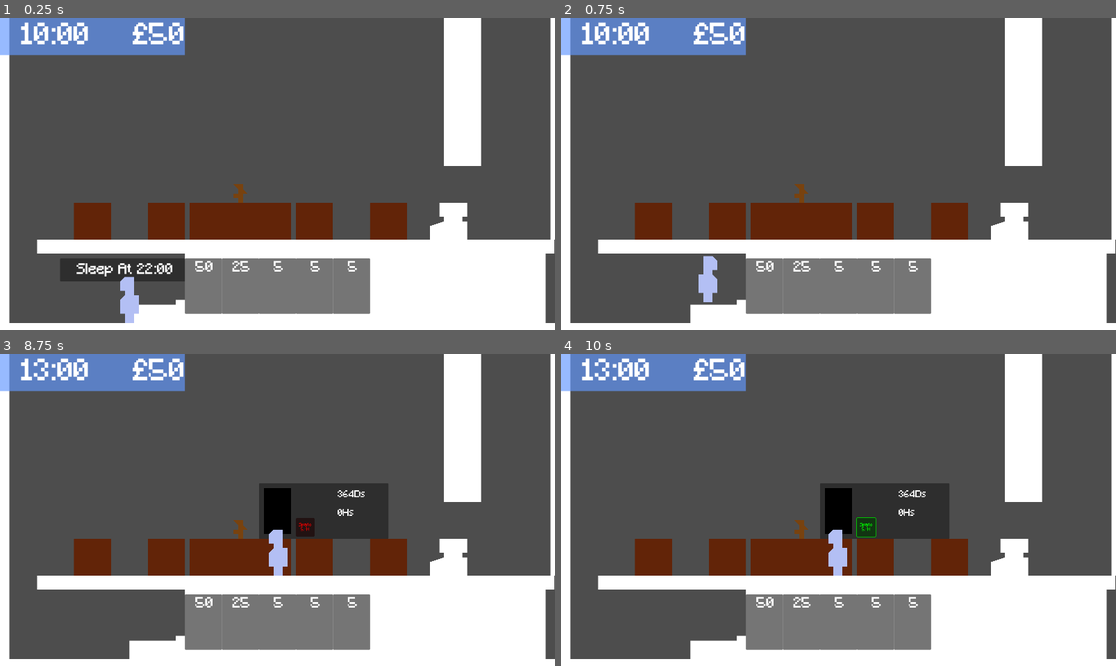
Above: before the commit, frames 1-4 (two rows, left to right).
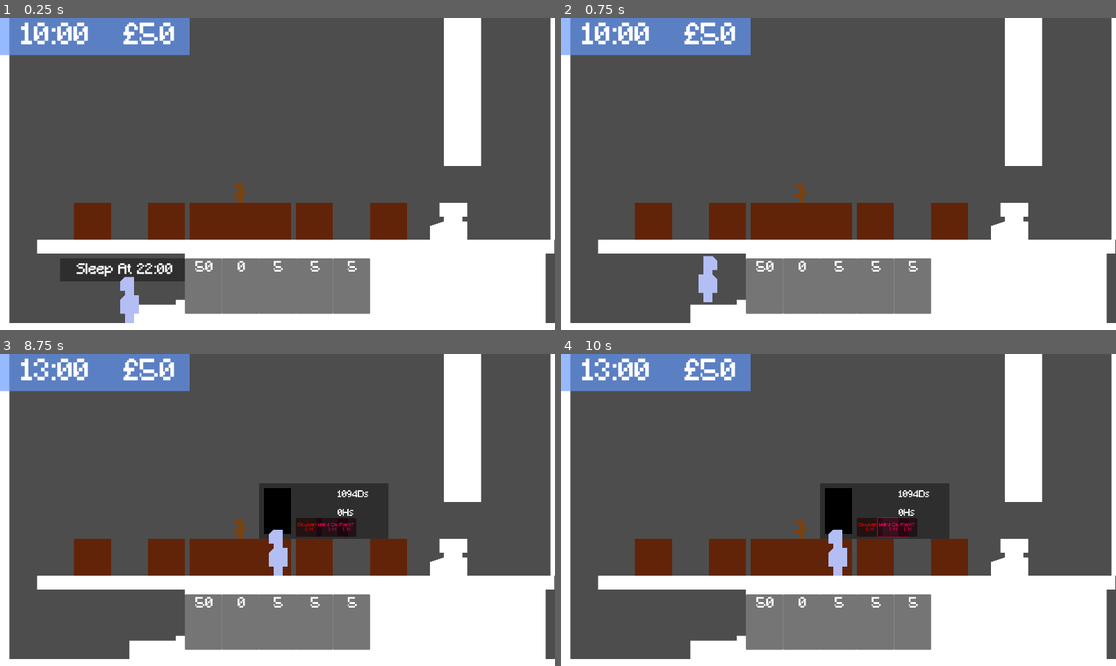
Above: after the commit, the same moments.

Repository: eVictorian/GGJ-2025-MoonBubble
Game: Godot game, scene res://main.tscn
Two runs of this game, one before a commit and one after it. Both use one fixed random seed, a clock stepped at 60 frames per second and the inputs below. The engine's default icon, where the game draws it, is replaced by a stand-in: a white triangle on a blue panel in a dark square.
Inputs:
- Up to frame 1 (0.25 s): no input
- Up to frame 2 (0.75 s): tap Enter (ui_accept) at 0.5 s; hold Right (ui_right) from 0.53 s (still down); hold E (interact) from 0.53 s (still down)
- Up to frame 3 (8.75 s): tap Enter (ui_accept) at 0.77, 1.52, 3.02, 3.77, 4.52, 6.02, 6.77, 7.52 s; release E (interact) at 1.28 s; tap E (interact) every 1.5 s from 1.35 to 7.35 s; release Right (ui_right) at 2.03 s; hold E (interact) 2.03-2.78 s; hold Left (ui_left) 2.03-4.28 s; hold E (interact) 3.53-4.28 s; hold Right (ui_right) 4.28-8.03 s; hold E (interact) 5.03-5.78 s; hold E (interact) 6.53-7.28 s; hold Left (ui_left) from 8.03 s (still down); hold E (interact) from 8.03 s (still down)
- Up to frame 4 (10 s): release Left (ui_left) at 8.75 s; release E (interact) at 8.75 s; click "Spato 5/H" (after the commit: "Glowberry 1/H") at 8.75 s; click "Spato 5/H" (after the commit: "Weird Cactus 1/H") at 9.5 s

The runs differ from the first frame. In frame 1, 0.7% of the frame differs, in the area x 22-45%, y 0-82%; in frame 2, 0.7%; in frame 3, 1.2%; in frame 4, 1.4%, in the area x 22-67%, y 0-82%.

Commit message:
plant data

Diff:
--- a/global.gd
+++ b/global.gd
@@ -3,12 +3,23 @@
 var money = 50
 
 var plants = {
-	"Tree": {"qty_produced":0,"growth_time":8760,"fertalizer":[["Spato",5]]},
+	"Tree": {"qty_produced":0,"growth_time":26280,"fertalizer":[["Glowberry",1],["Weird Cactus",1],["Plant7",1]]},
+
 	"Spato": {"qty_produced":50,"growth_time":24,"fertalizer":[["none"]]},
-	"Thornato": {"qty_produced":4,"growth_time":48,"fertalizer":[["Spato",1]]}
+	"Big Flower": {"qty_produced":60,"growth_time":48,"fertalizer":[["none"]]},
+	"Thornato": {"qty_produced":10,"growth_time":60,"fertalizer":[["Spato",1]]},
+	"Glowberry": {"qty_produced":100,"growth_time":96,"fertalizer":[["Big Flower",1]]},
+	"Weird Cactus": {"qty_produced":30,"growth_time":192,"fertalizer":[["Thornato",1],["Big Flower",1]]},
+	"Mushroom":{"qty_produced":60,"growth_time":400,"fertalizer":[["Glowberry",1],["Spato",1]]},
+	"Moonusvie" :{"qty_produced":80,"growth_time":480,"fertalizer":[["Weird Cactus",1],["Mushroom",1]]}
 }
 
 var plant_products = {
 	"Spato":{"sell_price":5,"buy_price":10,"storage":50},
-	"Thornato":{"sell_price":12,"buy_price":24,"storage":25}
+	"Big Flower":{"sell_price":11,"buy_price":22,"storage":10},
+	"Thornato":{"sell_price":50,"buy_price":100,"storage":0},
+	"Glowberry":{"sell_price":12,"buy_price":24,"storage":0},
+	"Weird Cactus":{"sell_price":60,"buy_price":120,"storage":0},
+	"Mushroom":{"sell_price":80,"buy_price":160,"storage":0},
+	"Moonusvie":{"sell_price":50,"buy_price":100,"storage":0},
 }
--- a/main.tscn
+++ b/main.tscn
@@ -54,7 +54,7 @@
 
 [node name="Polygon2D" type="Polygon2D" parent="UI"]
 color = Color(0.388955, 0.596713, 0.998258, 0.666667)
-polygon = PackedVector2Array(0, 128, 640, 128, 640, 0, 0, 0)
+polygon = PackedVector2Array(0, 128, 656, 128, 656, 0, 0, 0)
 
 [node name="time" type="RichTextLabel" parent="UI"]
 offset_left = 64.0
@@ -71,7 +71,7 @@
 [node name="money" type="RichTextLabel" parent="UI"]
 offset_left = 320.0
 offset_top = 16.0
-offset_right = 640.0
+offset_right = 608.0
 offset_bottom = 128.0
 theme = SubResource("Theme_5klw2")
 bbcode_enabled = true
--- a/plant_pot.gd
+++ b/plant_pot.gd
@@ -77,11 +77,11 @@
 
 
 func activateFertilizer(index: int):
-	get_child(3).hours_left /= 2
+	get_child(3).hours_left /= 3
 	get_child(2).get_child(5).get_child(index).self_modulate = Color(1,0,0)
 	get_child(2).get_child(5).get_child(index).active = true
 func deactivateFertilizer(index: int):
-	get_child(3).hours_left *= 2
+	get_child(3).hours_left *= 3
 	get_child(2).get_child(5).get_child(index).active = false
 	get_child(2).get_child(5).get_child(index).self_modulate = Color(0,1,0)
 
